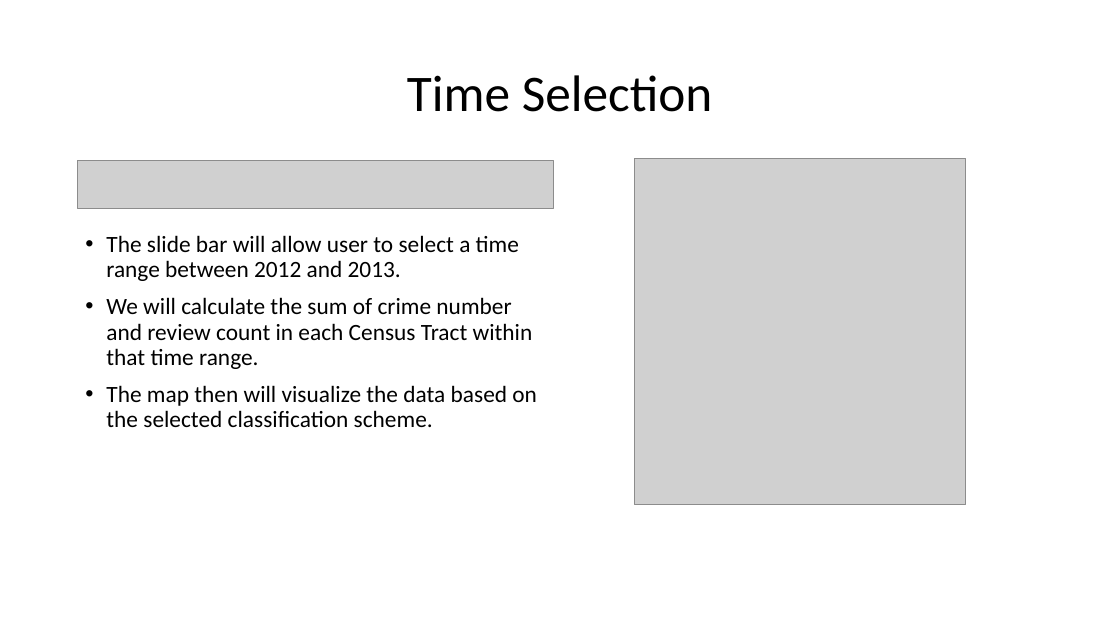
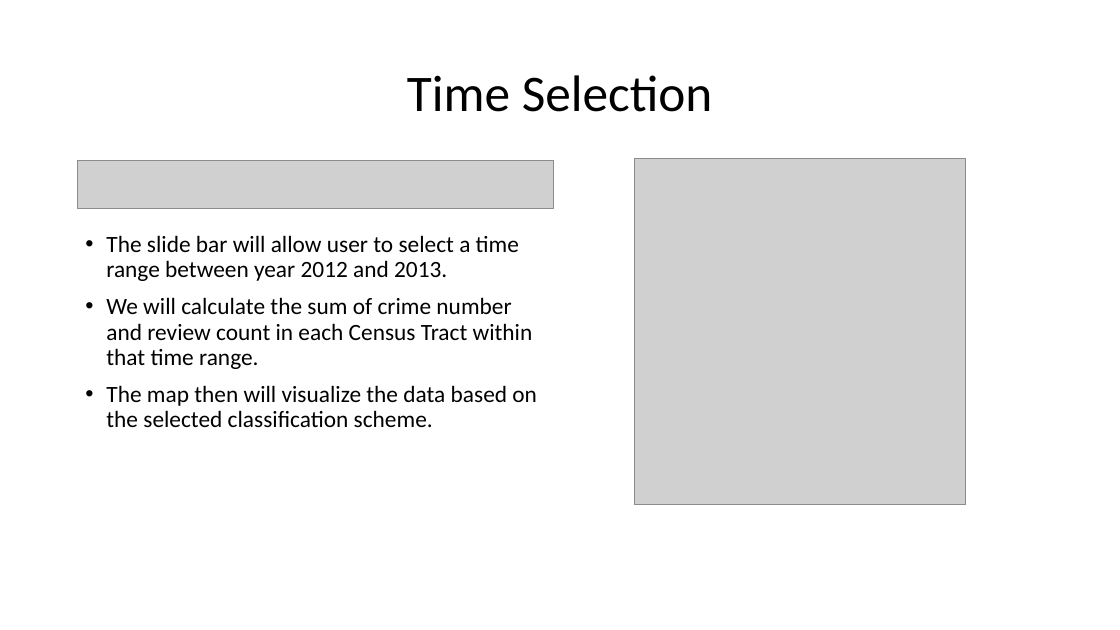
Before and after one commit to leochen4891/DataVizClassProject, a slide deck: slide 13 of v1.pptx. Drawn at 1120x630 pixels with LibreOffice and Linux fonts; fonts in the diff are those of the drawing; grey boxes stand for pictures. Boxes give left, top, right and bottom in pixels: in the first picture for what was removed or moved away, otherwise in the second. Text is boxed around its words. In the diff, an @@ line names an element or a change of style, - is before the commit and + after.

```diff
--- a/v1.pptx
+++ b/v1.pptx
@@ text at <box>106,235,519,281</box>: text changed @@
-• The slide bar will allow user to select a time range between 2012 and 2013.
+• The slide bar will allow user to select a time range between year 2012 and 2013.
```
Also in this commit, not shown: 3 other slides changed, 3 other files.
